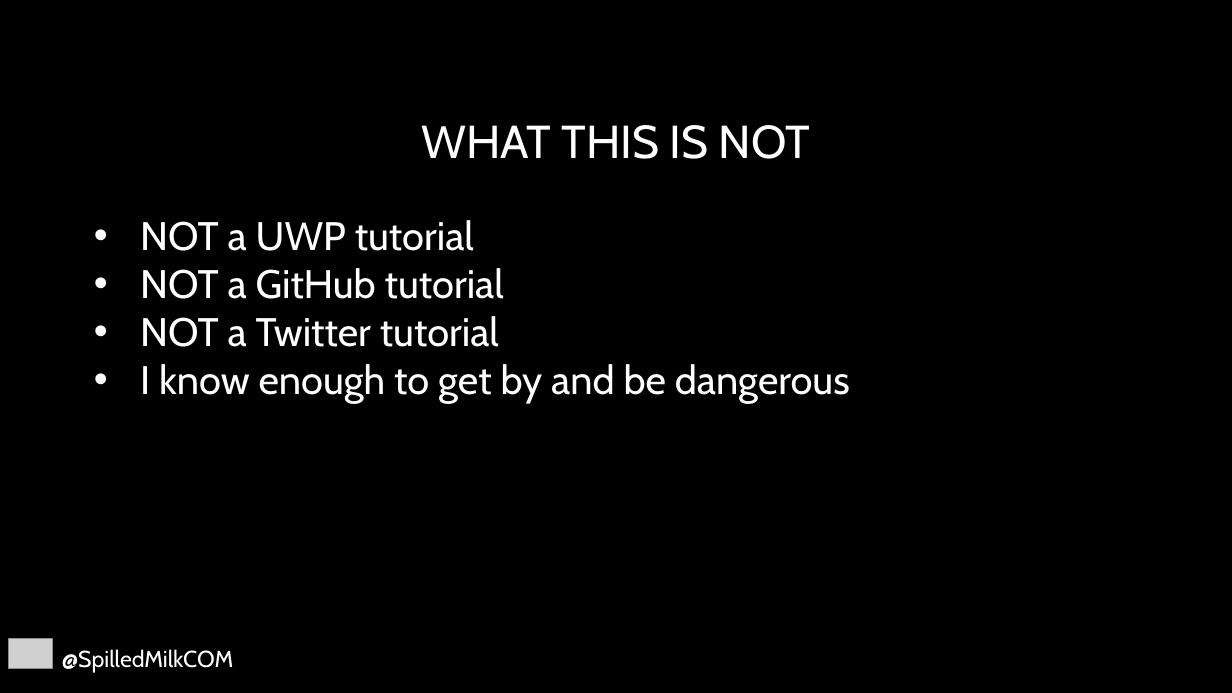
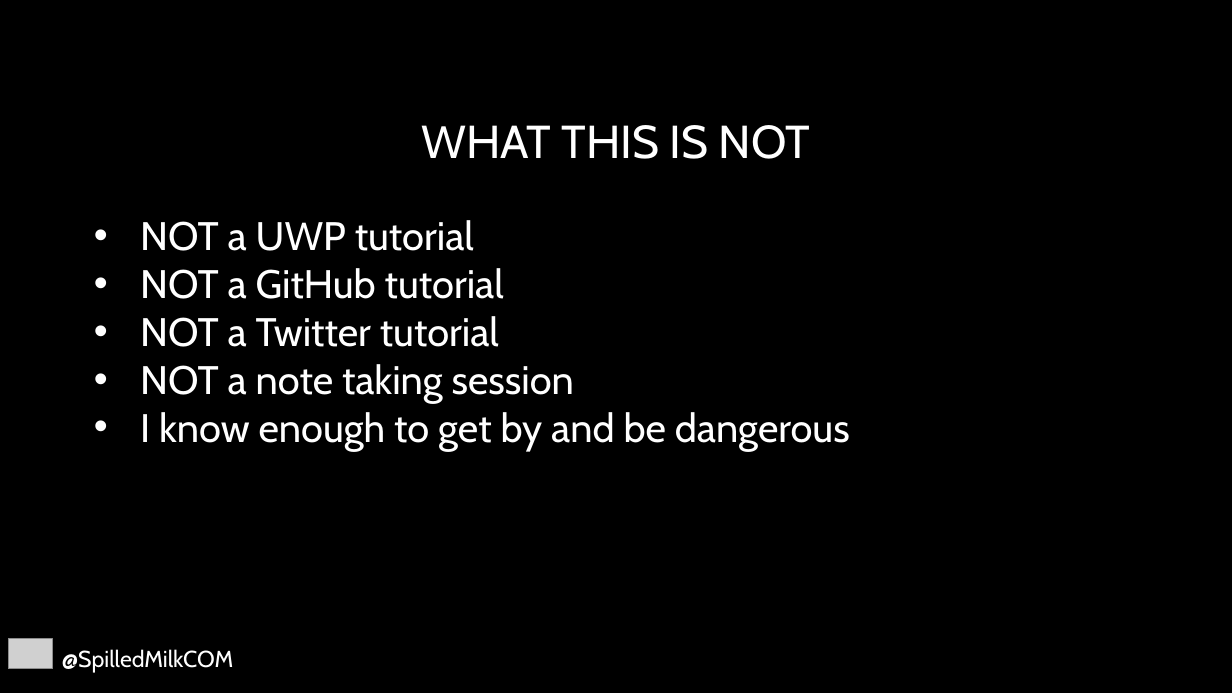
Before and after one commit to SpilledMilkCOM/DenDevDayUWP, a slide deck: slide 8 of Giving Back.pptx. Drawn at 1232x693 pixels with LibreOffice and Linux fonts; fonts in the diff are those of the drawing; grey boxes stand for pictures; background and template pictures are left out. Boxes give left, top, right and bottom in pixels: in the first picture for what was removed or moved away, otherwise in the second. Text is boxed around its words. In the diff, an @@ line names an element or a change of style, - is before the commit and + after.

```diff
--- a/Giving Back.pptx
+++ b/Giving Back.pptx
@@ text at box(140, 364, 574, 403): paragraph added @@
+• NOT a note taking session
```
Also in this commit, not shown: 7 other slides changed, 1 slide added.
